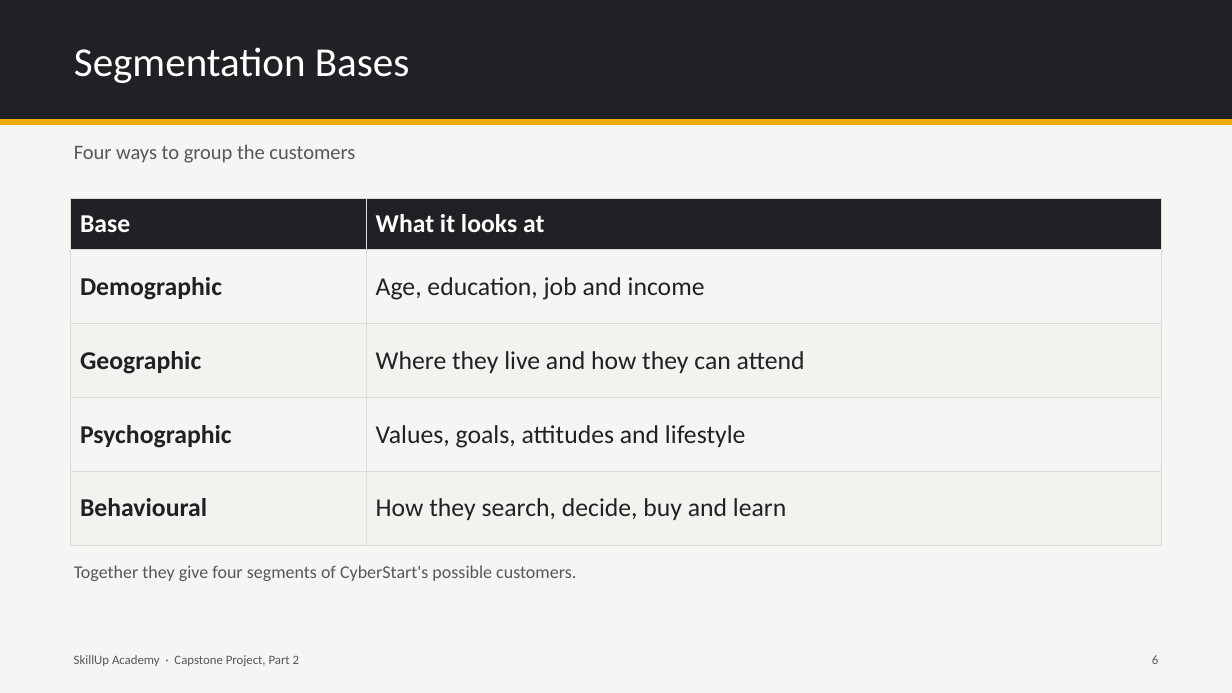
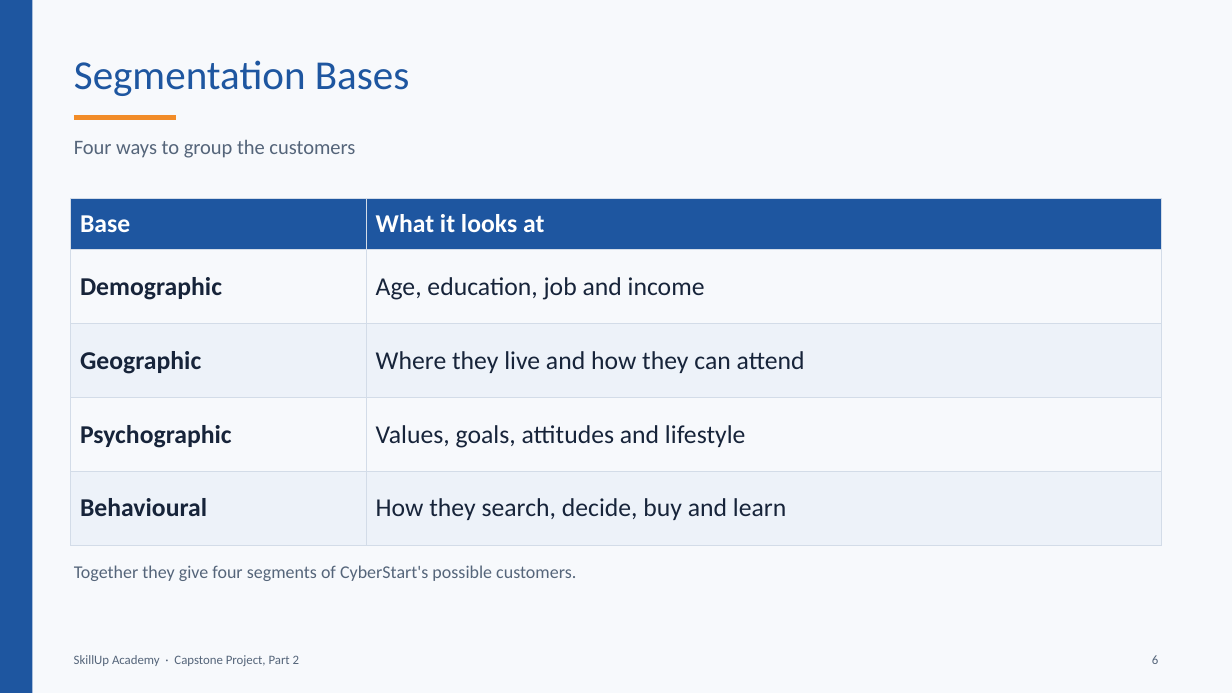
Before and after one commit to BadboyVee/BlackHoleeee, a slide deck: slide 6 of capstone/Customer_Analysis.pptx. Drawn at 1232x693 pixels with LibreOffice and Linux fonts; fonts in the diff are those of the drawing. Boxes give left, top, right and bottom in pixels: in the first picture for what was removed or moved away, otherwise in the second. Text is boxed around its words. In the diff, an @@ line names an element or a change of style, - is before the commit and + after.

```diff
--- a/capstone/Customer_Analysis.pptx
+++ b/capstone/Customer_Analysis.pptx
@@ background #F5F5F3 to #F7F9FC @@
@@ rectangle removed at (0, 0, 1232, 120) @@
@@ rectangle added at (0, 0, 32, 693), fill #1E56A0 @@
@@ title "Segmentation Bases": place and size @@
-title "Segmentation Bases" at (74, 47, 410, 83)
+title "Segmentation Bases" at (74, 60, 410, 96)
@@ title "Segmentation Bases" at (74, 60, 410, 96): text colour #FFFFFF to #1E56A0 @@
@@ line added from (74, 117) to (176, 117), #F28C28 4 pt @@
@@ line removed from (0, 122) to (1232, 122) @@
@@ text colour #57575A to #55657A in 4 elements at (74, 655, 299, 666), (1152, 655, 1158, 664), (74, 565, 576, 581), (74, 140, 355, 158) @@
@@ table at (71, 199, 1162, 545) @@
@@ fill #202124 to #1E56A0 in row 1 @@
@@ fill #F2F2EF to #EDF2F9 in 4 cells @@
@@ text colour #202124 to #17243A @@
@@ borders changed @@
```
Also in this commit, not shown: 15 other slides changed, 7 other files.
